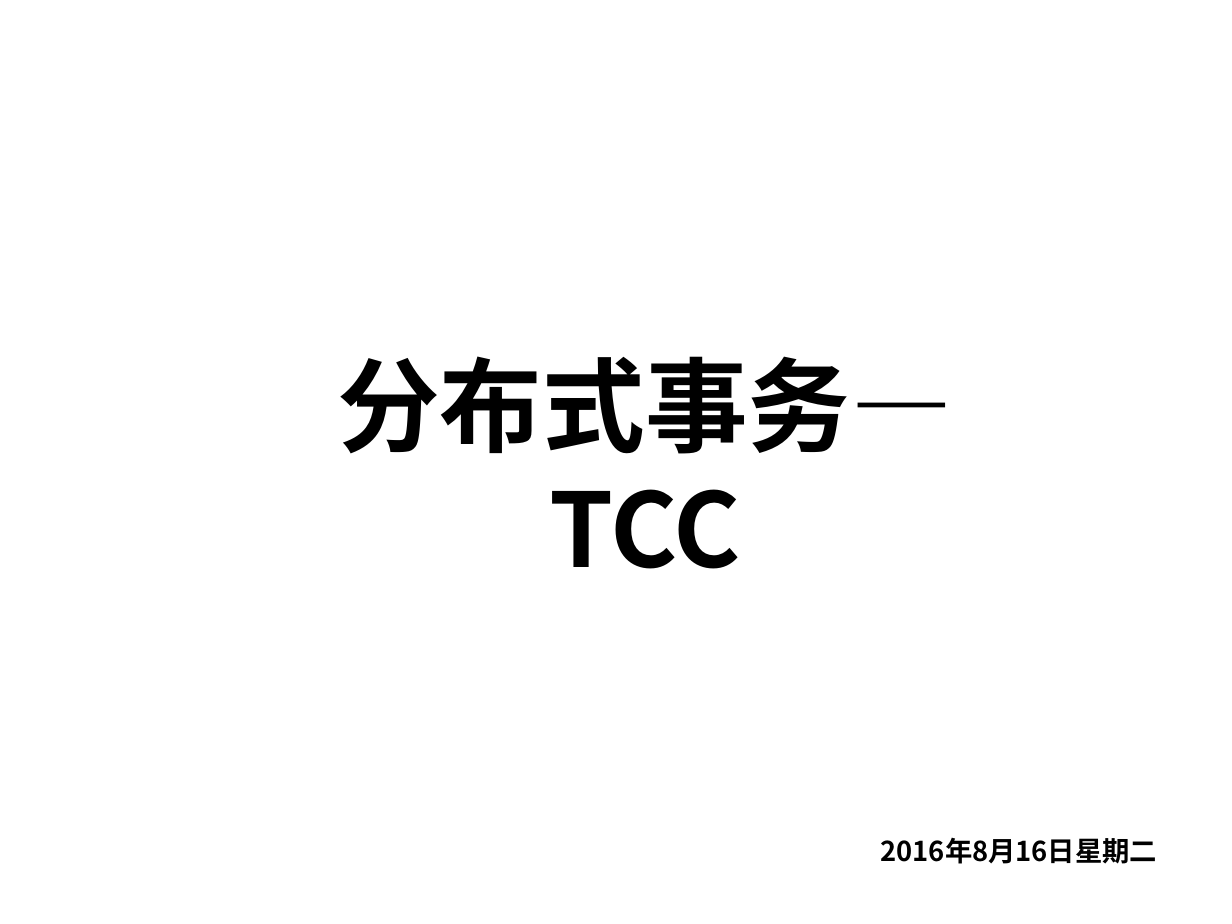
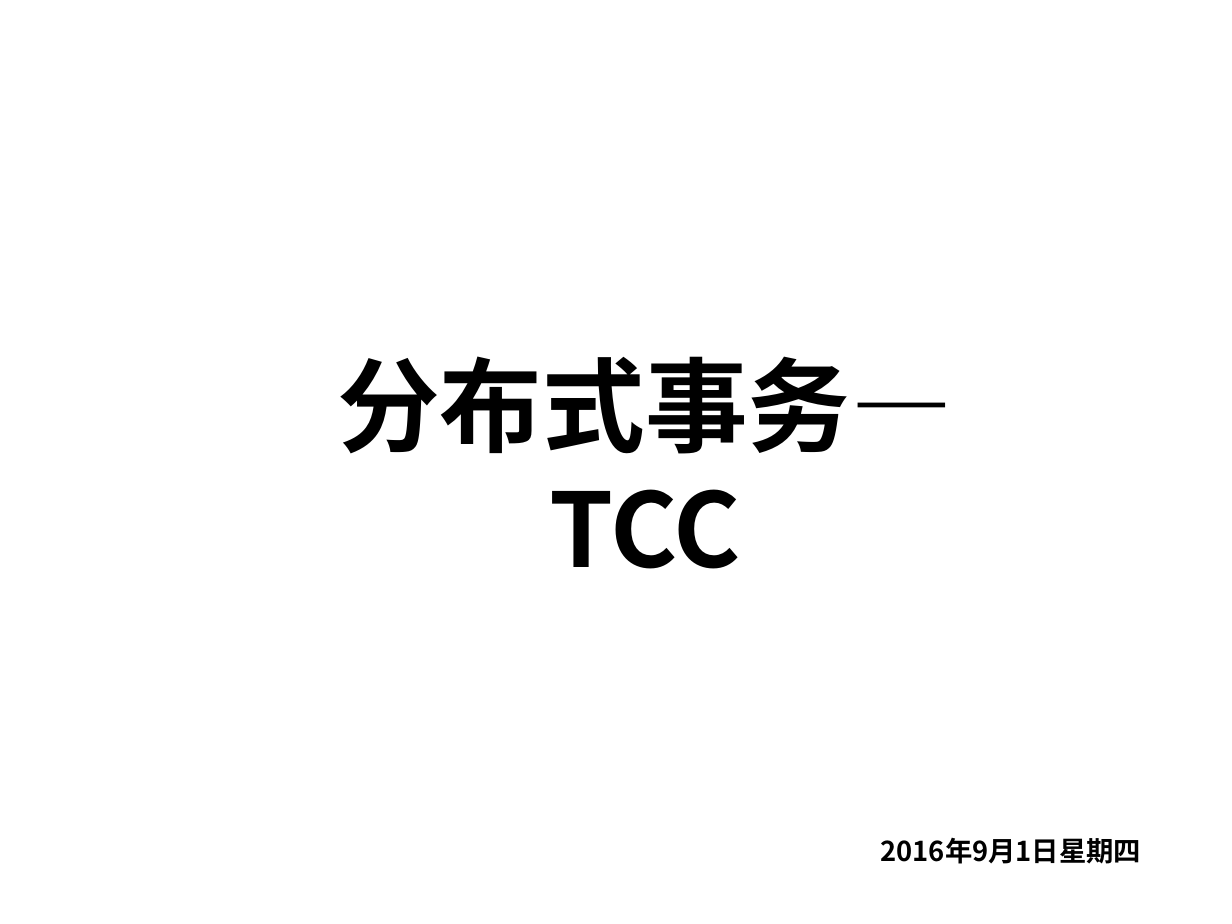
Before and after one commit to balancebeam/galaxy, a slide deck: slide 1 of galaxy-doc/分布式事务.pptx. Drawn at 1232x924 pixels with LibreOffice and Linux fonts; fonts in the diff are those of the drawing. Boxes give left, top, right and bottom in pixels: in the first picture for what was removed or moved away, otherwise in the second. Text is boxed around its words. In the diff, an @@ line names an element or a change of style, - is before the commit and + after.

```diff
--- a/galaxy-doc/分布式事务.pptx
+++ b/galaxy-doc/分布式事务.pptx
@@ text at [881, 837, 1141, 864]: text changed @@
-2016年8月16日星期二
+2016年9月1日星期四
```
Also in this commit, not shown: 1 other slide changed, 2 slides added, 2 other files.
